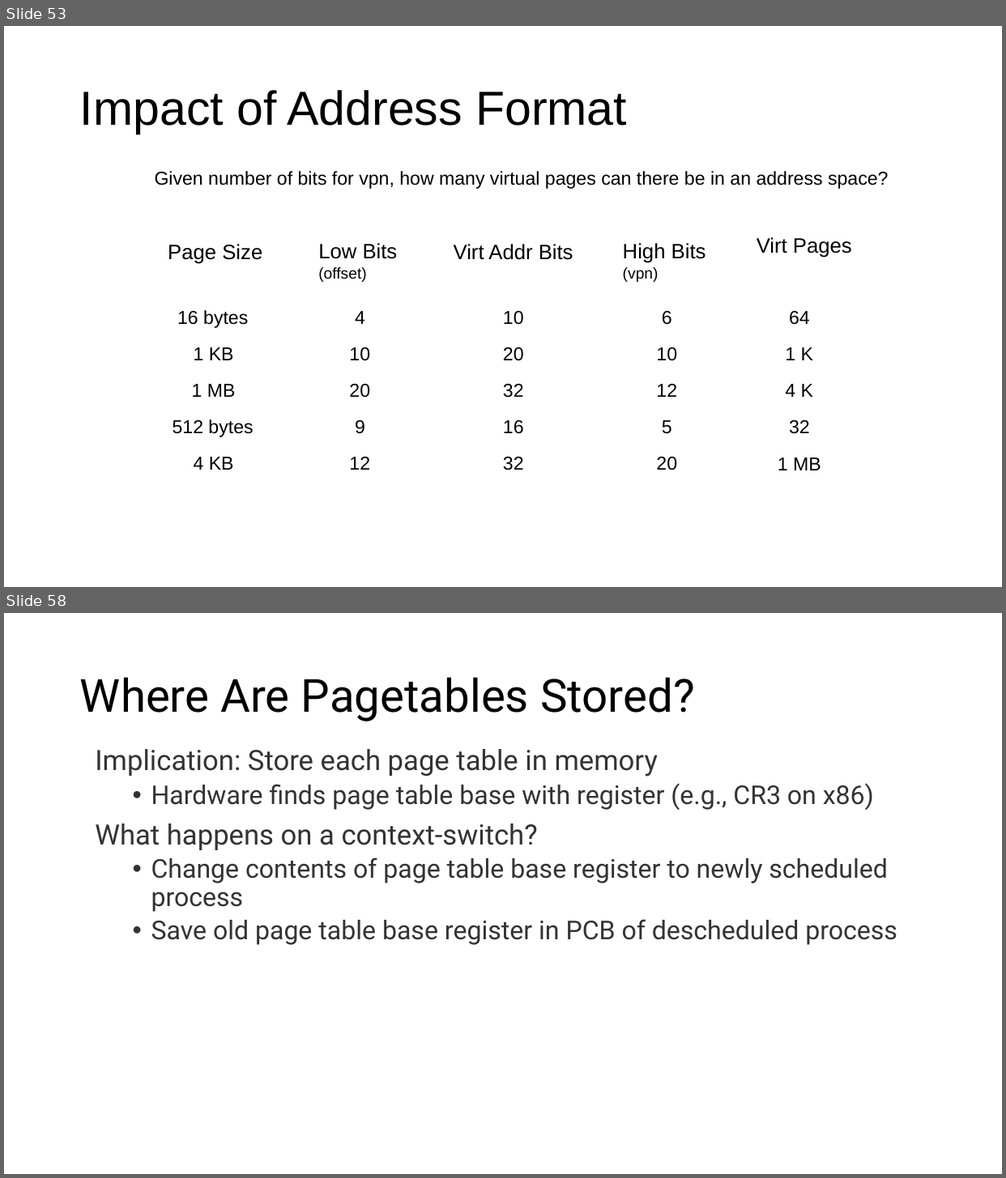
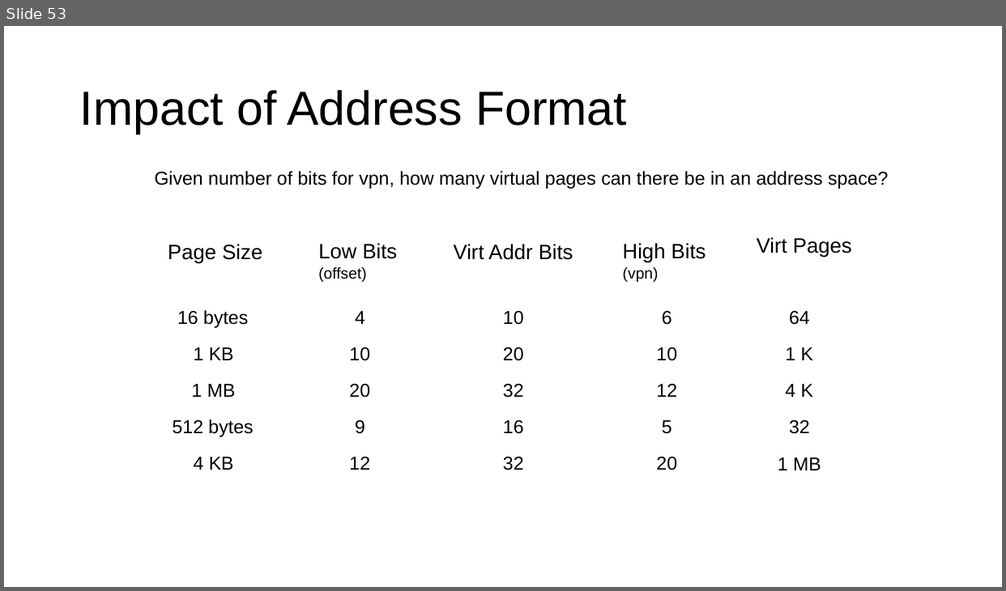
Before and after one commit to ngsrinivas/coursegen, a slide deck: ex/416-F23/staging/416-F23/lectures/05-vm-segmentation-paging.pptx. Shown one above the other, each under a label of ours: slides 53 and 58 before the commit, slide 53 after it; the slides between them are not shown. The pictures are 1006x1178 and 1006x591 pixels, drawn with LibreOffice and Linux fonts; fonts in the diff are those of the drawing. Boxes give left, top, right and bottom in pixels: in the first picture for what was removed or moved away, otherwise in the second. Text is boxed around its words. In the diff, an @@ line names an element or a change of style, - is before the commit and + after.

```diff
--- a/ex/416-F23/staging/416-F23/lectures/05-vm-segmentation-paging.pptx
+++ b/ex/416-F23/staging/416-F23/lectures/05-vm-segmentation-paging.pptx
@@ slide 58 removed at [4,613,1002,1174], background #FFFFFF @@
@@ title removed at [80,677,695,722] @@
-Where Are Pagetables Stored?
@@ text removed at [95,749,897,945] @@
-Implication: Store each page table in memory
-  • Hardware finds page table base with register (e.g., CR3 on x86)
-What happens on a context-switch?
-  • Change contents of page table base register to newly scheduled process
-  • Save old page table base register in PCB of descheduled process
```
Also in this commit, not shown: 21 other slides removed, 6 other files.
